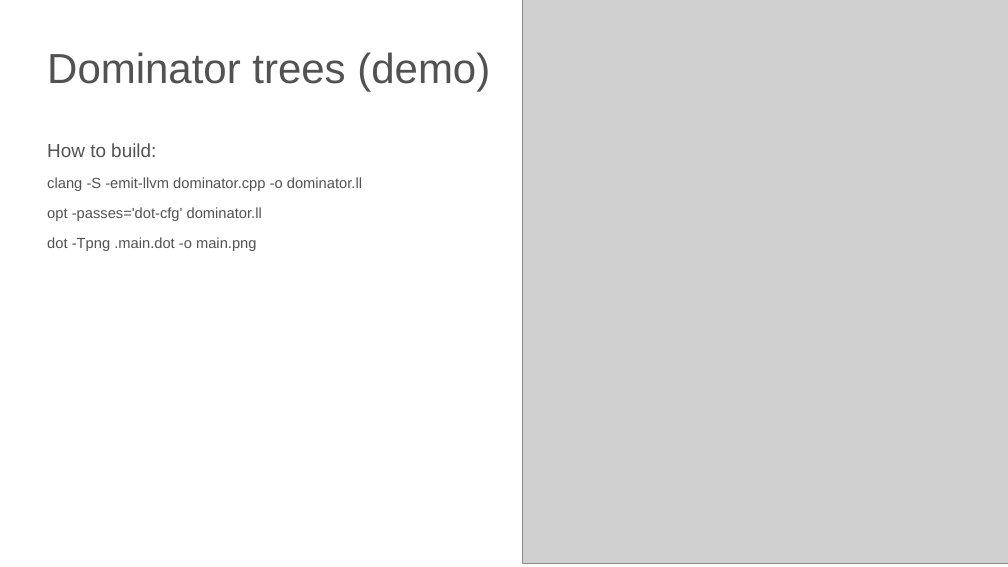
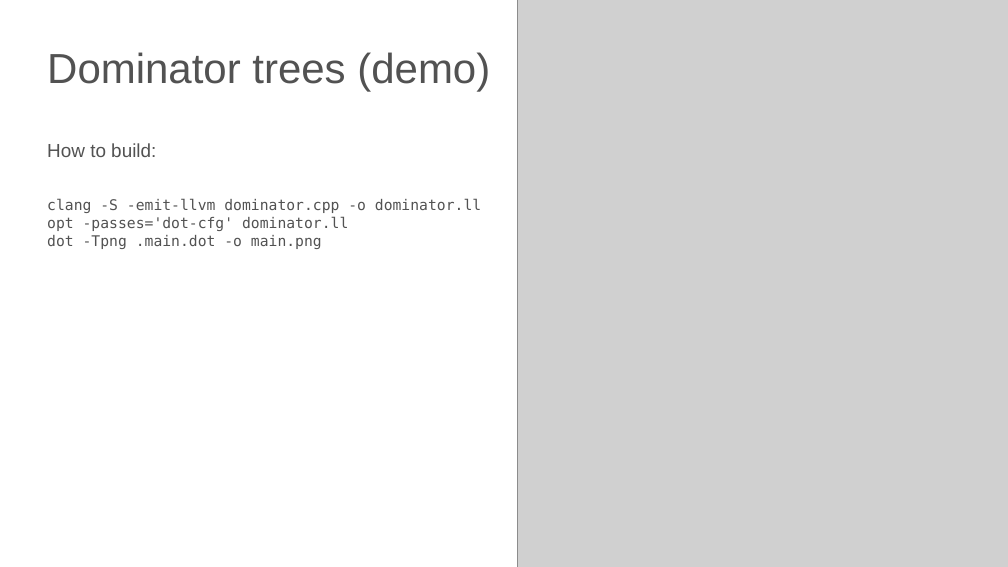
Before and after one commit to NN-complr-tech/Complr-course-lectures, a slide deck: slide 14 of 03-Clang-AST-and-static-analysis.pptx (slide 13 before the commit). Drawn at 1008x567 pixels with LibreOffice and Linux fonts; fonts in the diff are those of the drawing; grey boxes stand for pictures. Boxes give left, top, right and bottom in pixels: in the first picture for what was removed or moved away, otherwise in the second. Text is boxed around its words. In the diff, an @@ line names an element or a change of style, - is before the commit and + after.

Commit message:
Add 03-Clang-AST-and-static-analysis slides (2025)

```diff
--- a/03-Clang-AST-and-static-analysis.pptx
+++ b/03-Clang-AST-and-static-analysis.pptx
@@ picture: place and size @@
-picture at [523,0,1008,564]
+picture at [517,0,1008,567]
@@ text at [47,198,481,249]: font Arial to DejaVu Sans Mono; less space between paragraphs @@
```
Also in this commit, not shown: 6 other slides changed, 2 slides added.
